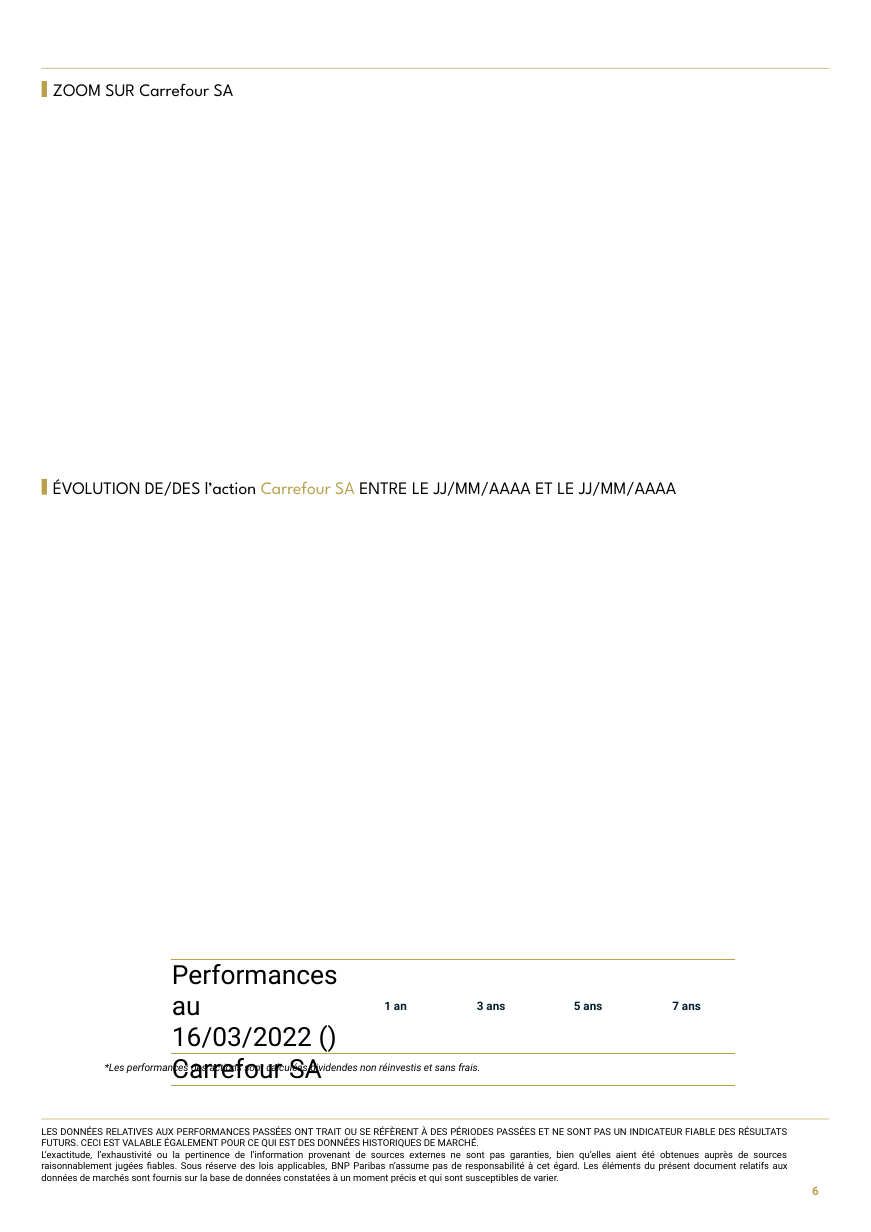
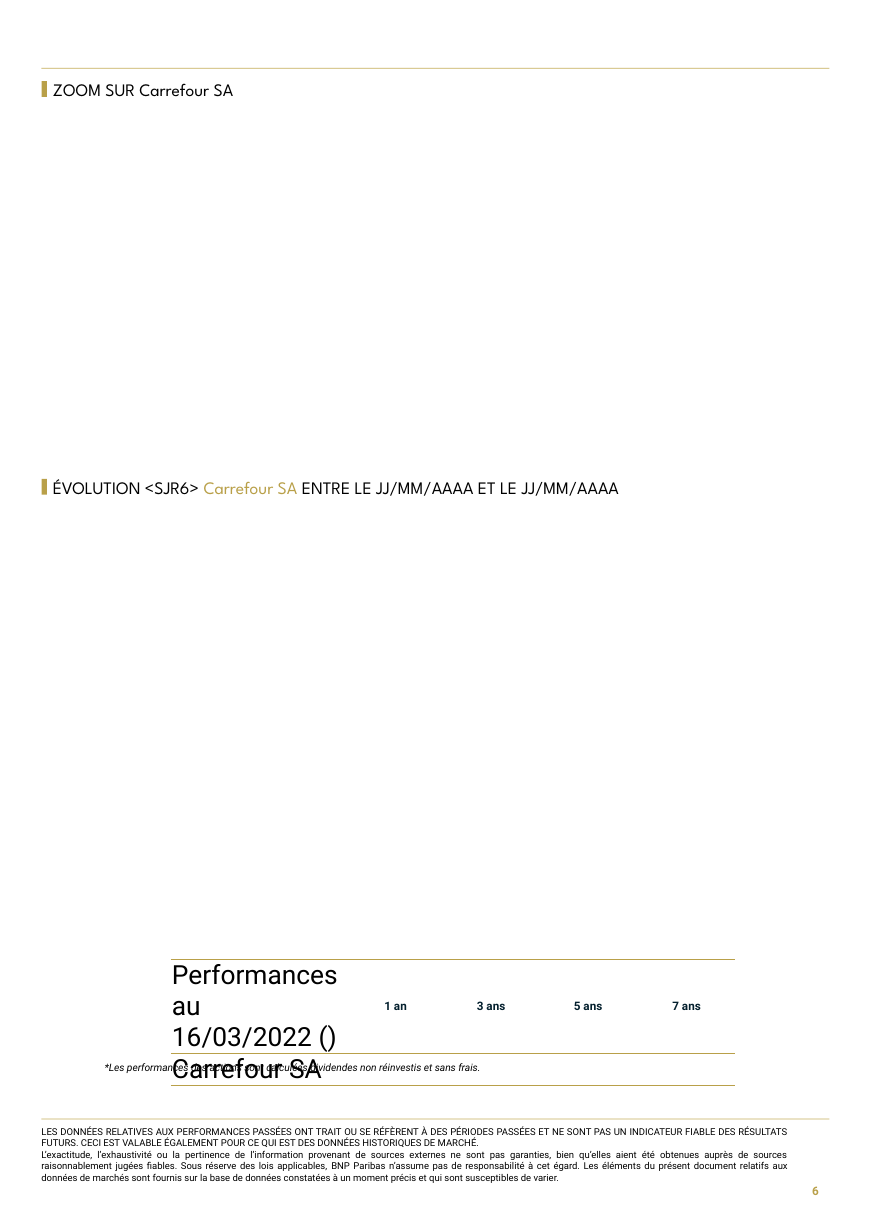
Before and after one commit to guillaumejacquin/equitim-project, a slide deck: slide 6 of result/LOKT BNP JUIN 2022- TBDresult.pptx. Drawn at 871x1232 pixels with LibreOffice and Linux fonts; fonts in the diff are those of the drawing; background and template pictures are left out. Boxes give left, top, right and bottom in pixels: in the first picture for what was removed or moved away, otherwise in the second. Text is boxed around its words. In the diff, an @@ line names an element or a change of style, - is before the commit and + after.

```diff
--- a/result/LOKT BNP JUIN 2022- TBDresult.pptx
+++ b/result/LOKT BNP JUIN 2022- TBDresult.pptx
@@ text at bbox=[53, 479, 619, 496]: text changed @@
-ÉVOLUTION DE/DES l’action Carrefour SA ENTRE LE JJ/MM/AAAA ET LE JJ/MM/AAAA
+ÉVOLUTION <SJR6> Carrefour SA ENTRE LE JJ/MM/AAAA ET LE JJ/MM/AAAA
```
Also in this commit, not shown: 28 other files.
